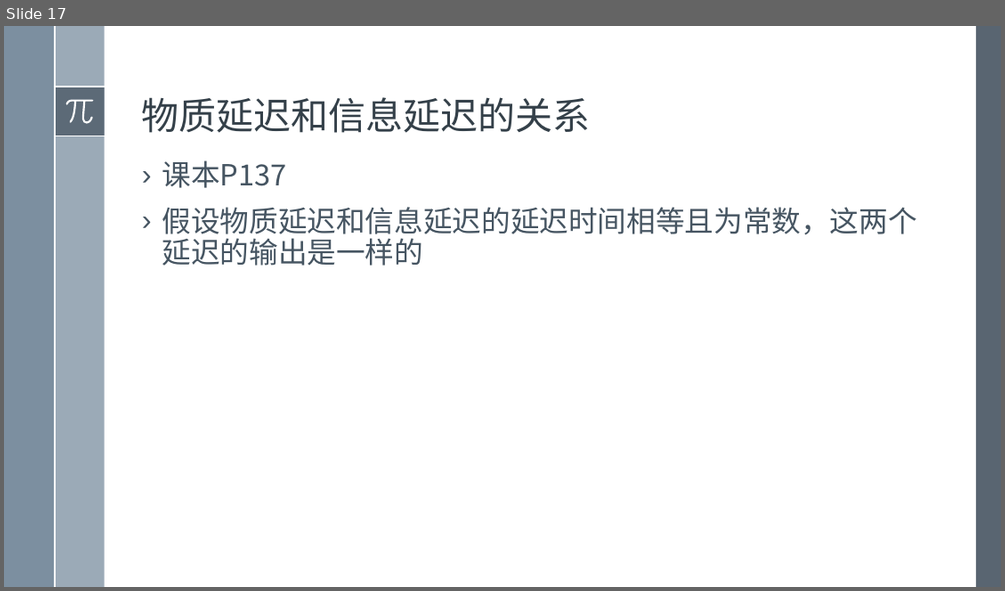
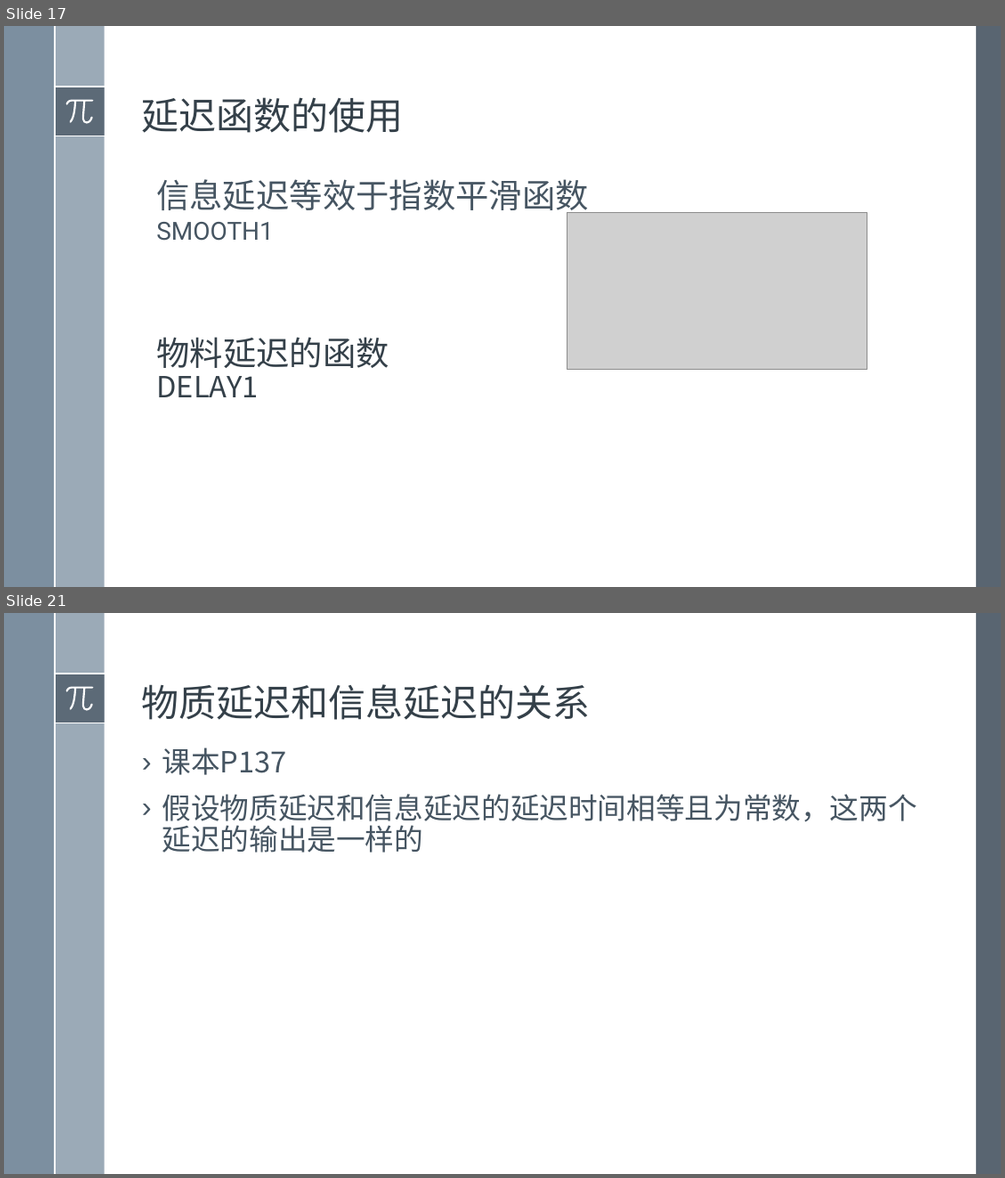
Before and after one commit to exoplanetX/SystemDynamics, a slide deck: 2019系统仿真-13- 延迟原理.pptx. Shown one above the other, each under a label of ours: slide 17 before the commit, slides 17 and 21 after it; the slides between them are not shown. The pictures are 1005x591 and 1005x1178 pixels, drawn with LibreOffice and Linux fonts; fonts in the diff are those of the drawing; grey boxes stand for pictures. Boxes give left, top, right and bottom in pixels: in the first picture for what was removed or moved away, otherwise in the second. Text is boxed around its words. In the diff, an @@ line names an element or a change of style, - is before the commit and + after.

```diff
--- a/2019系统仿真-13- 延迟原理.pptx
+++ b/2019系统仿真-13- 延迟原理.pptx
@@ slide 17 added at (4,26,1001,587), background #FFFFFF; not listed: 8 template elements that a slide beside it also shows @@
@@ title added at (142,97,404,133), 36 pt, text #35404A @@
+延迟函数的使用
@@ text added at (156,179,589,240), 32 pt, text #465562 @@
+信息延迟等效于指数平滑函数
+SMOOTH1
@@ picture added at (567,212,867,370) @@
@@ text added at (156,337,388,397), 32 pt, text #35404A @@
+物料延迟的函数
+DELAY1
@@ what was slide 17 is now slide 21 @@
```
Also in this commit, not shown: 3 other slides added, 2 other files.
